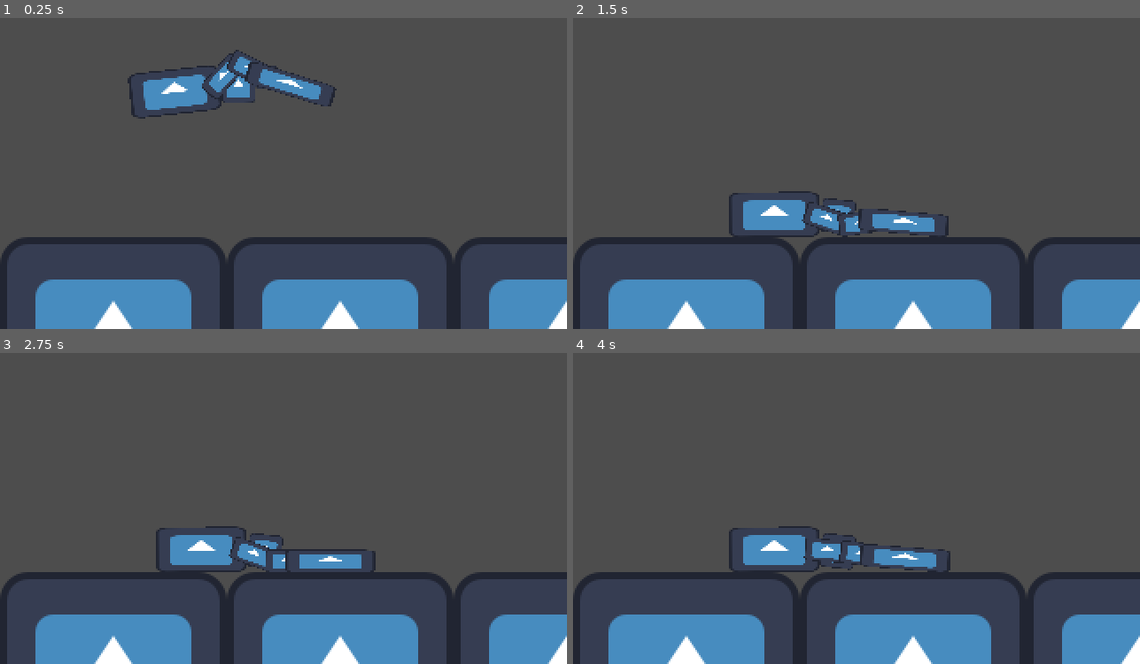
Above: before the commit, frames 1-4 (two rows, left to right).
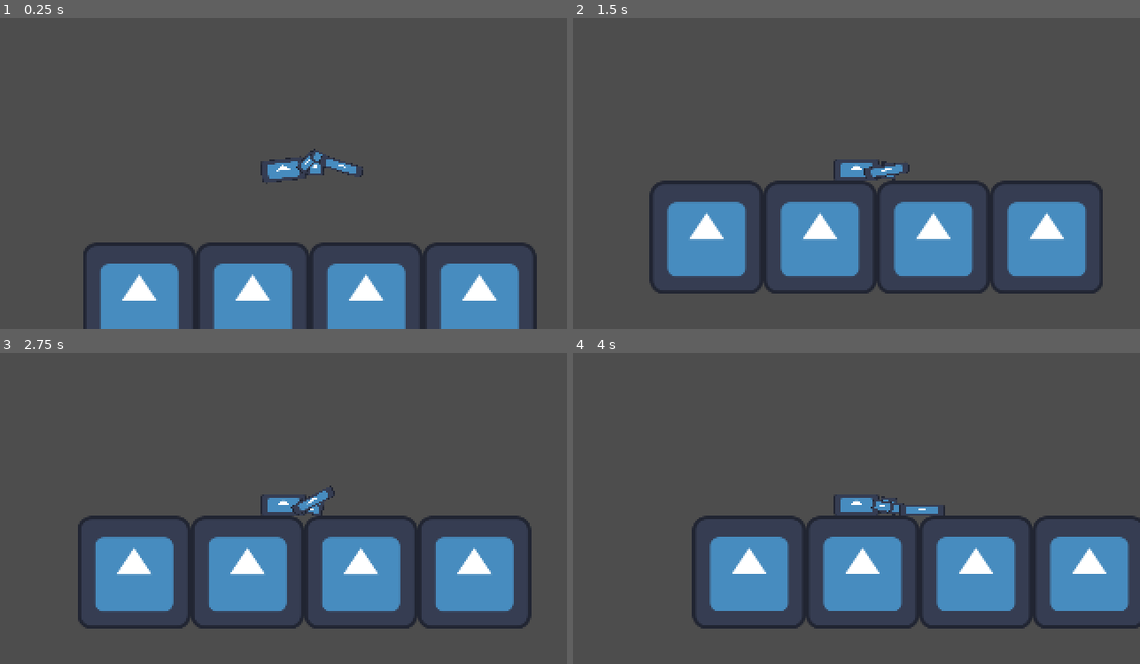
Above: after the commit, the same moments.

Repository: louisng-coder/buckshot_sisyphus
Game: Godot game, scene res://scenes/stage.tscn
Same seed, same stepped clock (60 frames per second), same inputs: the game is played once before the commit and once after it. The engine's default icon, where the game draws it, is replaced by a stand-in: a white triangle on a blue panel in a dark square.
Inputs (mouse positions are in pixels of both pictures, inside the frame that each line leads up to):
- Up to frame 1 (0.25 s): no input
- Up to frame 2 (1.5 s): move the mouse to (981, 154) at 0.52 s; hold Right mouse button (aim) 0.53-1.28 s; click (981, 154) at 0.8 s; move the mouse to (743, 185) at 1.27 s; click (743, 185) at 1.35 s
- Up to frame 3 (2.75 s): tap Space (shoot, bound only after the commit) at 1.55, 2.1 s; tap Enter at 2 s; move the mouse to (340, 433) at 2.02 s; hold Right mouse button (aim) from 2.03 s (still down)
- Up to frame 4 (4 s): tap Space (shoot, bound only after the commit) at 2.75, 3.8 s; move the mouse to (828, 567) at 2.77 s; release Right mouse button (aim) at 2.78 s; right-click (828, 567) at 2.85 s; click (828, 567) at 3.05 s; tap Enter at 3.5 s; move the mouse to (1026, 552) at 3.52 s; press the mouse at (1026, 552) at 3.53 s

The runs differ from the first frame. In frame 1, 19% of the frame differs, in the area x 0-100%, y 10-100%; in frame 2, 29%; in frame 3, 29%, in the area x 0-100%, y 42-100%; in frame 4, 29%.

Commit message:
unzoomed

Diff:
--- a/project.godot
+++ b/project.godot
@@ -37,6 +37,11 @@
 "events": [Object(InputEventMouseButton,"resource_local_to_scene":false,"resource_name":"","device":-1,"window_id":0,"a …(253 unchanged characters)…
 ]
 }
+shoot={
+"deadzone": 0.2,
+"events": [Object(InputEventKey,"resource_local_to_scene":false,"resource_name":"","device":-1,"window_id":0,"alt_pressed":false,"shift_pressed":false,"ctrl_pressed":false,"meta_pressed":false,"pressed":false,"keycode":0,"physical_keycode":32,"key_label":0,"unicode":32,"location":0,"echo":false,"script":null)
+]
+}
 
 [rendering]
 
--- a/scenes/player.tscn
+++ b/scenes/player.tscn
@@ -23,6 +23,9 @@
 position = Vector2(22, 0)
 node_a = NodePath("..")
 node_b = NodePath("../../uppperarm")
+
+[node name="Camera2D" type="Camera2D" parent="Body"]
+zoom = Vector2(0.5, 0.5)
 
 [node name="uppperarm" type="RigidBody2D" parent="."]
 position = Vector2(41, 0)
--- /dev/null
+++ b/scenes/shotgun.gd
@@ -0,0 +1,12 @@
+extends RigidBody2D
+
+var direction: Vector2 = Vector2.RIGHT  # default value to avoid errors
+
+func _physics_process(delta):
+	direction = (get_global_mouse_position() - global_position).normalized()
+
+	if Input.is_action_pressed("aim"):
+		var target_angle = direction.angle()
+		var angle_diff = wrapf(target_angle - rotation, -PI, PI)
+		var rotation_speed = 5.0
+		angular_velocity = angle_diff * rotation_speed
--- a/scenes/cane.tscn
+++ b/scenes/shotgun.tscn
@@ -1,16 +1,18 @@
-[gd_scene load_steps=2 format=3 uid="uid://wh7l5rgrvw4s"]
+[gd_scene load_steps=3 format=3 uid="uid://wh7l5rgrvw4s"]
 
-[ext_resource type="Texture2D" uid="uid://3hqnqonsm75c" path="res://assets/icon.svg" id="1_7t7y6"]
+[ext_resource type="Script" uid="uid://ck50qdhinx1t6" path="res://scenes/shotgun.gd" id="1_gnj2g"]
+[ext_resource type="Texture2D" uid="uid://3hqnqonsm75c" path="res://assets/icon.svg" id="2_1ya1i"]
 
-[node name="cane" type="RigidBody2D"]
+[node name="shotgun" type="RigidBody2D"]
 collision_layer = 8
 collision_mask = 8
 mass = 5.0
+script = ExtResource("1_gnj2g")
 
 [node name="Icon" type="Sprite2D" parent="."]
 position = Vector2(14, 0)
 scale = Vector2(0.4, 0.1)
-texture = ExtResource("1_7t7y6")
+texture = ExtResource("2_1ya1i")
 
 [node name="CollisionPolygon2D" type="CollisionPolygon2D" parent="."]
 position = Vector2(14, 0)
--- a/scripts/hand.gd
+++ b/scripts/hand.gd
@@ -10,7 +10,19 @@
 @onready var shoulder = get_parent().get_node("Body/shoulder")
 @onready var body = get_parent().get_node("Body")
 
+var shotgun = preload("res://scenes/shotgun.tscn")
+var shotgun_object = shotgun.instantiate()
+func _ready():
+	pass
+	call_deferred("_attach_shotgun", shotgun_object)
 
+func _attach_shotgun(shotgun_object):
+	get_parent().add_child(shotgun_object)
+	shotgun_object.global_position = global_position + Vector2(0, 0)
+
+	var joint = shotgun_object.get_node("PinJoint2D")
+	joint.node_a = shotgun_object.get_path()
+	joint.node_b = self.get_path()
 
 # This function runs every frame to update the hand's position
 func _physics_process(delta: float) -> void:
@@ -63,25 +75,24 @@
 	GlobalVariables.spring_force = spring_force.length()
 	GlobalVariables.damping_force = damping_force.length()
 	if touching_surface and Input.is_action_pressed("grab"):
-		var crawl_force = -spring_force
+		var crawl_force = -spring_force * 2
 		body.apply_central_force(crawl_force)
-	# Test: Rotate the cane to align with the arm vector
+	# --- SHOOTING AND RECOIL ---
+	if Input.is_action_just_pressed("shoot"):
+		var recoil_strength = 800000.0
+		var gun_direction = shotgun_object.direction.normalized()
+		var recoil = -gun_direction * recoil_strength
+		# wake the body in case it's sleeping:
+		body.sleeping = false
+		# Godot 4: apply_impulse(offset, impulse)
+		# offset = Vector2.ZERO applies it at the center of mass
+		body.apply_impulse(Vector2.ZERO, recoil)
+		print("recoil impulse applied:", recoil)
 
 
-var cane_scene = preload("res://scenes/cane.tscn")
 
-func _ready():
-	pass
-	var cane = cane_scene.instantiate()
-	call_deferred("_attach_cane", cane)
 
-func _attach_cane(cane):
-	get_parent().add_child(cane)
-	cane.global_position = global_position + Vector2(0, 0)
 
-	var joint = cane.get_node("PinJoint2D")
-	joint.node_a = cane.get_path()
-	joint.node_b = self.get_path()
 
 
 
Not shown, added: scenes/shotgun.gd.uid
